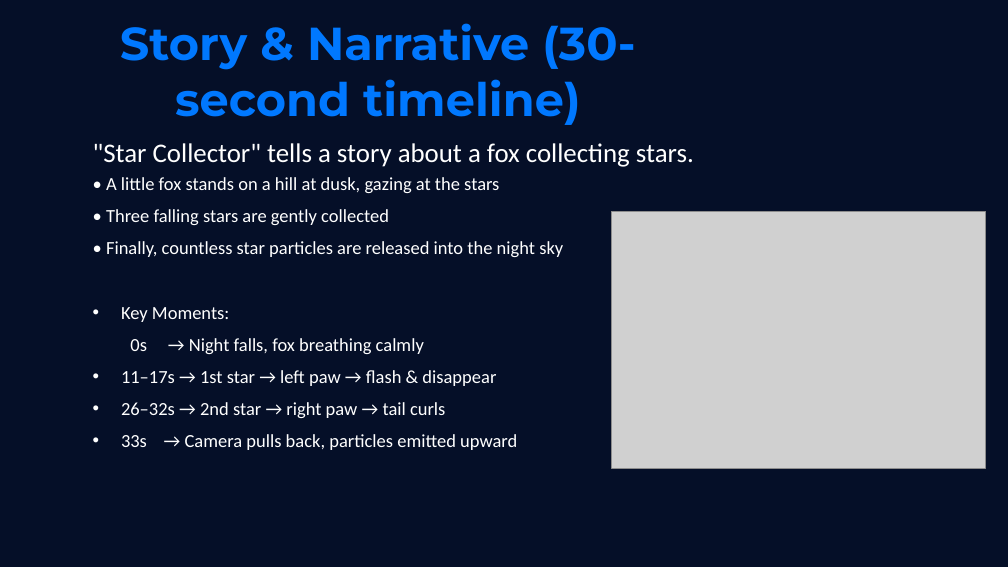
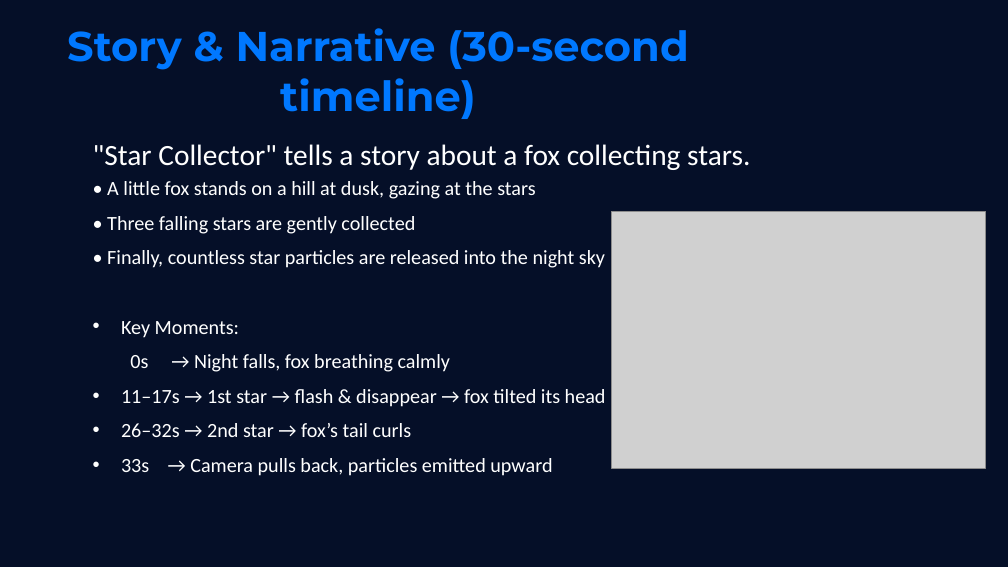
Before and after one commit to Morphex-Mo/COMP4422-Computer-Graphics-Proj, a slide deck: slide 2 of Star_Collector_Presentation_Perfect_16pages.pptx. Drawn at 1008x567 pixels with LibreOffice and Linux fonts; fonts in the diff are those of the drawing; grey boxes stand for pictures. Boxes give left, top, right and bottom in pixels: in the first picture for what was removed or moved away, otherwise in the second. Text is boxed around its words. In the diff, an @@ line names an element or a change of style, - is before the commit and + after.

```diff
--- a/Star_Collector_Presentation_Perfect_16pages.pptx
+++ b/Star_Collector_Presentation_Perfect_16pages.pptx
@@ title "Story & Narrative (30-second timeline)" at (67, 28, 688, 119): size 44 to 39.6 pt @@
@@ text at (93, 144, 750, 476): size 25.6 to 28 pt in ""Star Collector" tells a story about a ..."; size 17.6 to 19.2 pt in "• A little fox stands on a ...", "• Three falling stars are gently collected", "• Finally, countless star particles are released ...", "Key Moments:" and 2 more places @@
@@ text at (121, 389, 606, 437): text changed; size 17.6 to 19.2 pt @@
-• 11–17s → 1st star → left paw → flash & disappear
-• 26–32s → 2nd star → right paw → tail curls
+• 11–17s → 1st star → flash & disappear → fox tilted its head
+• 26–32s → 2nd star → fox’s tail curls
```
Also in this commit, not shown: 6 other slides changed.
